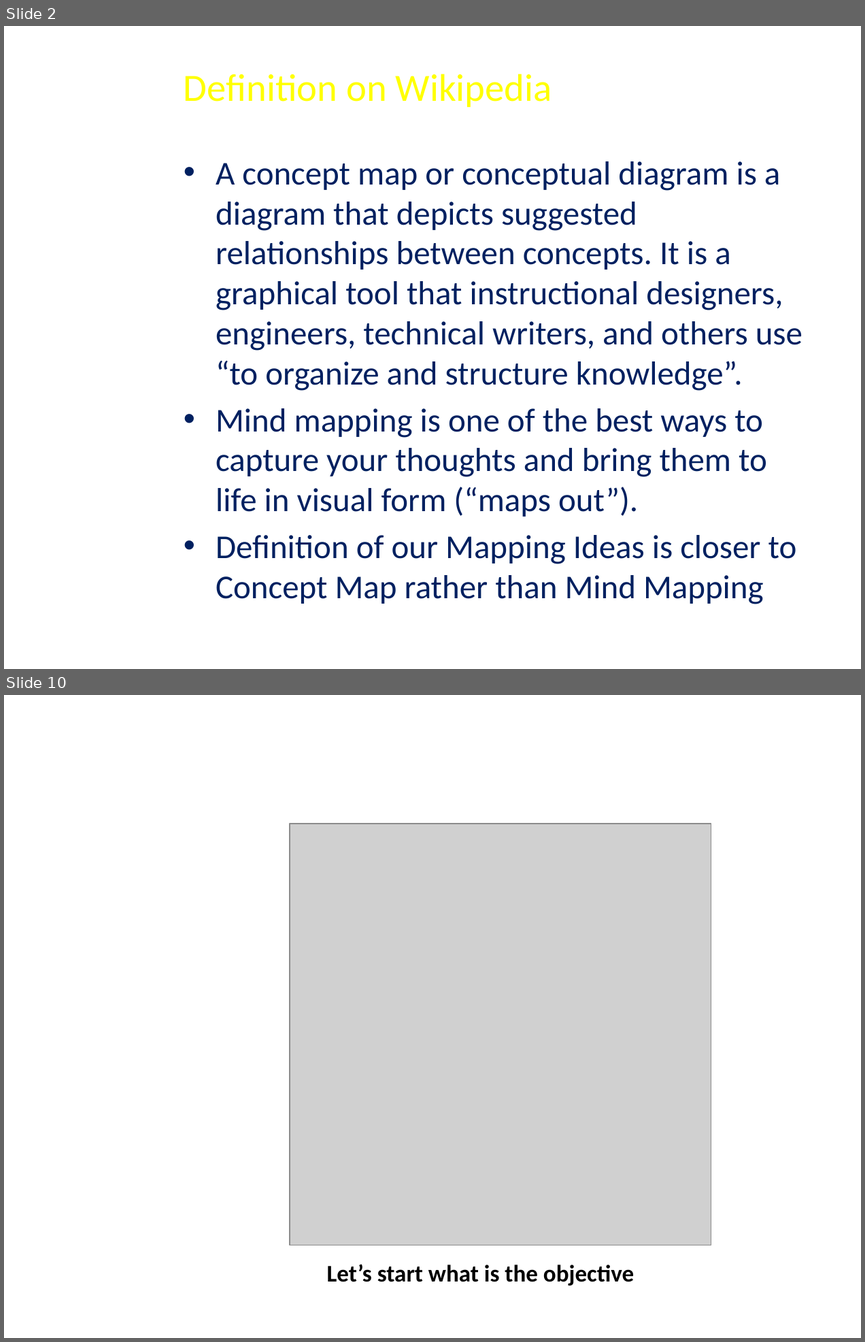
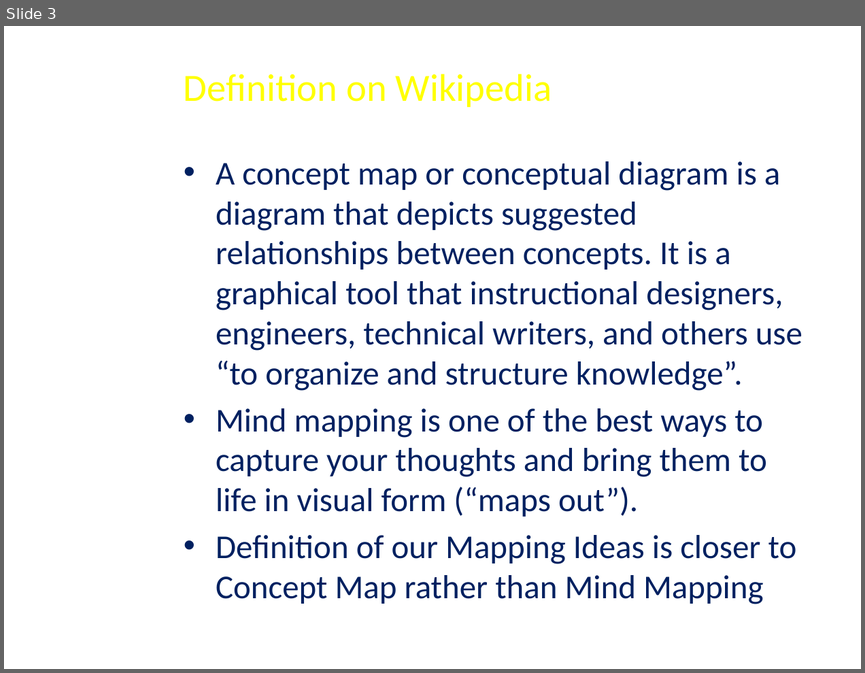
Before and after one commit to FeedMapping/Schema, a slide deck: slide/ppt/Mapping-Ideas.pptx. Shown one above the other, each under a label of ours: slides 2 and 10 before the commit, slide 3 after it; the slides between them are not shown. The pictures are 865x1342 and 865x673 pixels, drawn with LibreOffice and Linux fonts; fonts in the diff are those of the drawing; grey boxes stand for pictures; background and template pictures are left out. Boxes give left, top, right and bottom in pixels: in the first picture for what was removed or moved away, otherwise in the second. Text is boxed around its words. In the diff, an @@ line names an element or a change of style, - is before the commit and + after.

```diff
--- a/slide/ppt/Mapping-Ideas.pptx
+++ b/slide/ppt/Mapping-Ideas.pptx
@@ slide 10 removed at (x1=4, y1=695, x2=861, y2=1338), background picture (left out) @@
@@ picture removed at (x1=290, y1=824, x2=711, y2=1245) @@
@@ title removed at (x1=327, y1=1263, x2=634, y2=1285) @@
-Let’s start what is the objective
@@ what was slide 2 is now slide 3 @@
```
Also in this commit, not shown: 11 slides changed, 10 slides added, 11 other slides removed.
